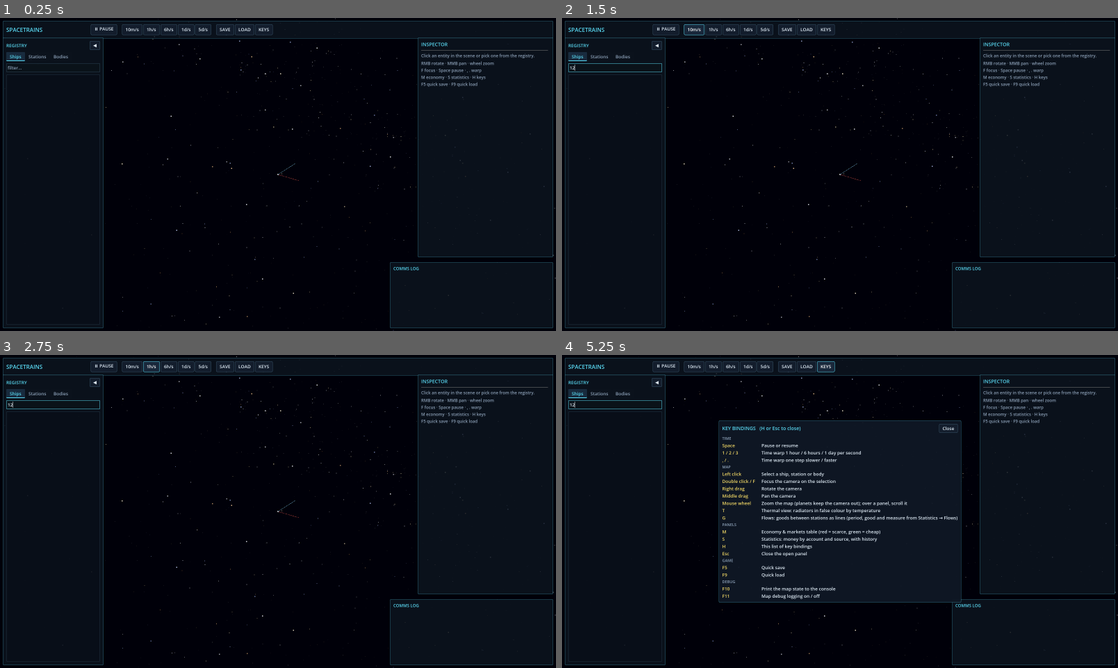
Above: before the commit, frames 1-4 (two rows, left to right).
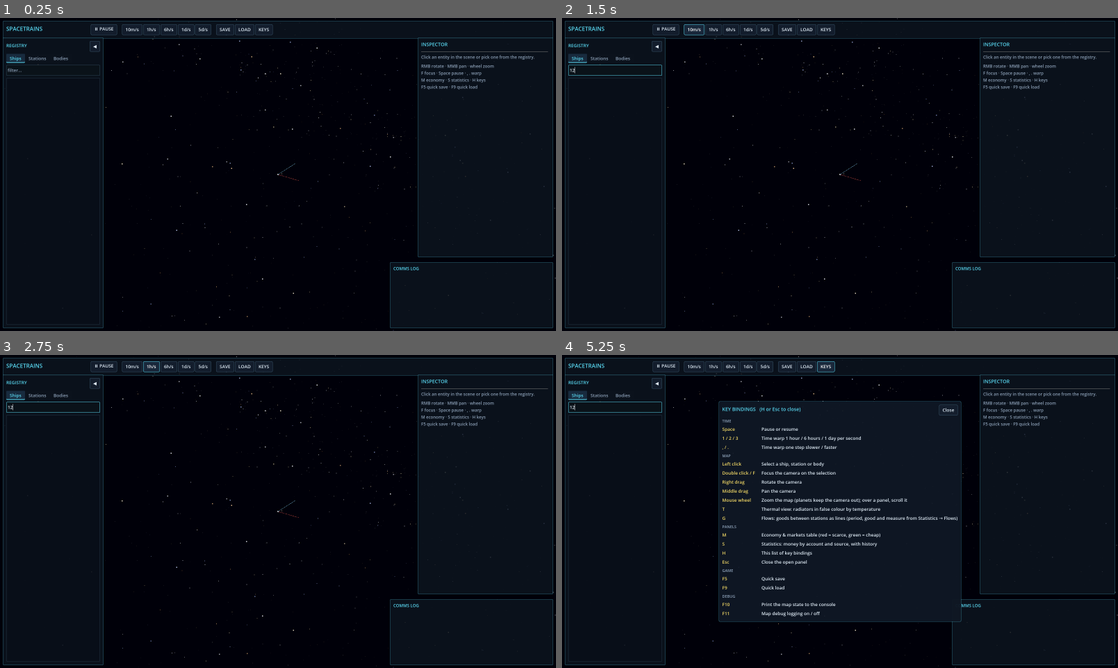
Above: after the commit, the same moments.

Repository: irigi/SpaceTrains
Game: Godot game, scene res://scenes/Main.tscn
Two runs of this game, one before a commit and one after it. Both use one fixed random seed, a clock stepped at 60 frames per second and the inputs below.
Inputs (mouse positions are in pixels of both pictures, inside the frame that each line leads up to):
- Up to frame 1 (0.25 s): no input
- Up to frame 2 (1.5 s): click (617, 68) at 0.52 s; type "12" at 0.6 s; click "10m/s" at 1.25 s
- Up to frame 3 (2.75 s): click "1h/s" at 2 s
- Up to frame 4 (5.25 s): click "6h/s" at 2.75 s; click "1d/s" at 3.5 s; click "5d/s" at 4.25 s; click "KEYS" at 5 s

The runs differ from the first frame. In frame 1, 1.2% of the frame differs, in the area x 1-99%, y 2-23%; in frame 2, 1.2%; in frame 3, 1.2%; in frame 4, 10%, in the area x 1-99%, y 2-86%.

Commit message:
UI: bundle DejaVu Sans and Noto Sans Symbols 2 as symbol fallbacks
Godot's built-in Open Sans has no symbols; under wine no system font had them
either, so the ship list's markers drew as hex missing-glyph boxes.

Co-Authored-By: Claude Opus 5.5 <noreply@anthropic.com>

Diff:
--- a/godot/scripts/ui/UiTheme.gd
+++ b/godot/scripts/ui/UiTheme.gd
@@ -1,7 +1,7 @@
 extends RefCounted
 
-# Shared palette for all HUD panels. Everything is generated at runtime —
-# no font or texture assets are bundled with the project.
+# Shared palette for all HUD panels. Styles are generated at runtime; the only assets are two
+# fallback fonts for the UI's symbols (assets/fonts/ATTRIBUTION.md).
 const ACCENT := Color(0.35, 0.85, 0.95)
 const ACCENT_DIM := Color(0.35, 0.85, 0.95, 0.45)
 const PANEL_BG := Color(0.05, 0.08, 0.12, 0.82)
@@ -68,7 +68,21 @@
     style.set_content_margin_all(0)
     return style
 
+# Godot's built-in Open Sans has no symbols (● ▶ ◆ ⚠ → ⏸ ...), so without these it borrows from the
+# system's fonts, and wine has none with them. Set on the global default font, so tooltips and popups
+# (separate windows outside the UI root's theme) get them too.
+const SYMBOL_FONTS := ["res://assets/fonts/DejaVuSans.ttf", "res://assets/fonts/NotoSansSymbols2-Regular.ttf"]
+
+static func install_symbol_fonts() -> void:
+    var fallbacks: Array[Font] = []
+    for path in SYMBOL_FONTS:
+        var font := load(path) as Font
+        if font != null:
+            fallbacks.append(font)
+    ThemeDB.fallback_font.fallbacks = fallbacks
+
 static func build() -> Theme:
+    install_symbol_fonts()
     var theme := Theme.new()
     theme.default_font_size = 13
 
Not shown, added: godot/assets/fonts/DejaVu-LICENSE.txt
Binary file added: godot/assets/fonts/DejaVuSans.ttf
Binary file added: godot/assets/fonts/NotoSansSymbols2-Regular.ttf
Not shown, added: godot/assets/fonts/OFL.txt
Not shown, changed: docs/modules/deployment.md
Not shown, changed: docs/roadmap.md
Not shown, added: godot/assets/fonts/ATTRIBUTION.md
